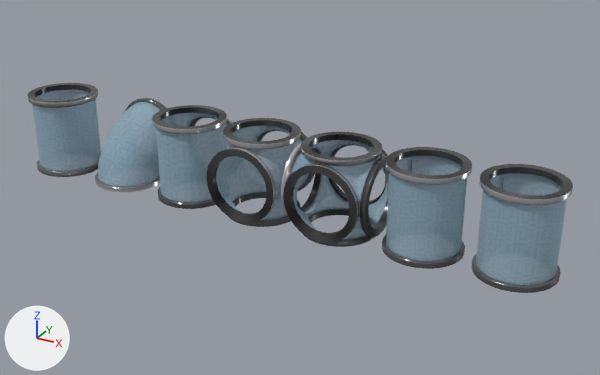
The glTF model Models/GridMapTest/PipeAtlas.glb: old version first, new version second.
The view is the same before and after, from a 50 mm lens placed at (12.17, -7.09, 4.19), pointed at (8.08, 0.34, 0.48). Lighting does not change. The marker at lower left points along +X, +Y and +Z. Where no turn or scale is listed for an object, it has been applied to the vertices.

The first picture shows 'Cylinder.002', 'Tube.Corner', 'Tube.Cross', 'Tube.Omni', 'Tube.Straight', 'Tube.StraightDoorGridItem', 'Tube.T'.
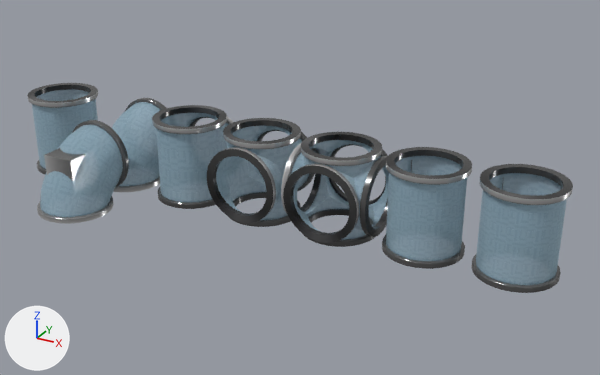
The change, as JSON lines over the scene's bpy script:
```json
{"op": "add", "block": "me_cylinder_007", "code": ["me_cylinder_007 = bpy.data.meshes.new('Cylinder.007')", "me_cylinder_007.from_pydata(...)  # 904 vertices, 1804 faces; spans x -0.439..0.439, y -0.439..0.502, z -0.502..0.439", "# faces by material slot: [1036, 768]", "me_cylinder_007.materials.append(mat_metal1)  # picture img_metaltexture", "me_cylinder_007.materials.append(mat_glass)"]}
{"op": "add", "block": "ob_tube_corner_placeholder", "code": ["ob_tube_corner_placeholder = bpy.data.objects.new('Tube.Corner.PlaceHolder', me_cylinder_007)", "ob_tube_corner_placeholder.location = (5.5, -0.5, 0.5)"]}
```

Pixel boxes (x1, y1, x2, y2) of what changed, in the pictures (600 x 375 px):
```json
{"object": "Tube.Corner.PlaceHolder", "change": "added", "after": [37, 120, 129, 224], "faces in mat_glass": [40, 124, 123, 217], "faces in mat_metal1 (picture img_metaltexture)": [37, 120, 129, 224]}
```
